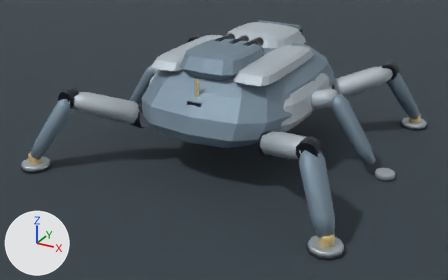
Two versions of the Blender file content/source-art/arachnid-hexapod.blend, one commit apart.
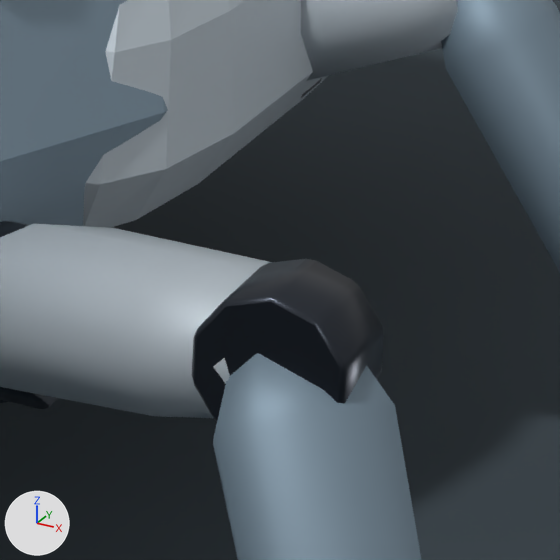
The first picture shows the older version from a 50 mm camera at (4.35, -8.42, 4.23) aimed at (-0.07, -0.39, 0.21). The close-ups show the older and then the newer version on the part from 60% to 78% of the width and 35% to 64% of the height of that picture. Only the edits that show in the close-ups are written down. Lighting does not change. The marker at lower left points along +X, +Y and +Z.

The first close-up shows 'ArachnidHexapodArmor_ArmoredCarapace', 'ArachnidHexapodArmor_HipFairing_R', 'ArachnidHexapodArmor_MidShin_MR', 'ArachnidHexapodArmor_MidThigh_MR', 'ArachnidHexapodCrawlerLeg_R_R_FemurBoom', 'ArachnidHexapodCrawlerLeg_R_R_HipActuator', 'ArachnidHexapodCrawlerLeg_R_R_KneeKnuckle', 'ArachnidHexapodCrawlerLeg_R_R_TibiaStrut', 'PreviewFloor' and 1 more.
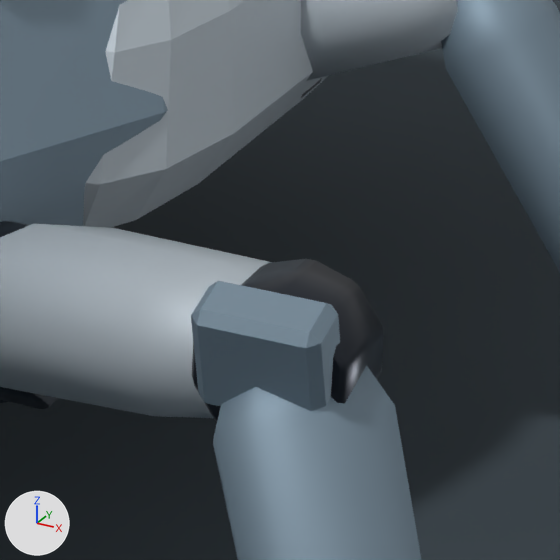
Changed parts and their boxes (x1, y1, x2, y2) in the close-ups (560 x 560 px):
'ArachnidHexapodCrawlerLeg_R_R_KneeCapShield', added: after (191, 281, 340, 411)

The change, as a diff of the scene's bpy script:
```diff
--- a/content/source-art/arachnid-hexapod.blend.py
+++ b/content/source-art/arachnid-hexapod.blend.py
@@ me_cube_006 @@
+me_cube_006.from_pydata(...)  # 24 vertices, 26 faces; spans x -0.12..0.12, y -0.085..0.085, z -0.117..0.117
+me_cube_006.materials.append(mat_arachnidhexapod_primaryarmor)  # greyish blue #7e92a0
@@ ob_arachnidhexapodcrawlerleg_r_r_kneecapshield @@
+ob_arachnidhexapodcrawlerleg_r_r_kneecapshield = bpy.data.objects.new('ArachnidHexapodCrawlerLeg_R_R_KneeCapShield', me_cube_006)
+ob_arachnidhexapodcrawlerleg_r_r_kneecapshield.location = (1.917, -1.93, 1.09)
```
